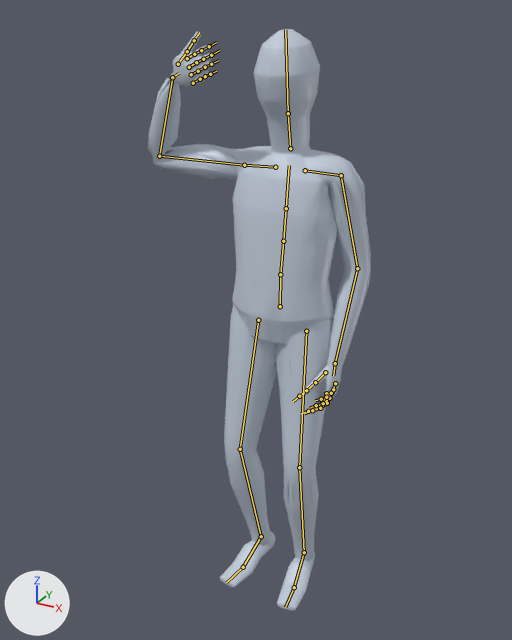
The glTF model app/assets/anims/Base/wave.glb, before and after one commit.
The view is the same before and after, from a 50 mm camera at (0.878, -1.764, 1.831) aimed at (-0.076, -0.028, 0.963). Every picture has the same lights, and +X, +Y and +Z are marked at lower left. The older version comes first. Both versions are drawn at frame 13 of the action 'Animation'; the numbers are the values there. The bones that change, and the others that lie on the model, are drawn over the model as lines.

In view in the first picture: 'Body_human_male'.
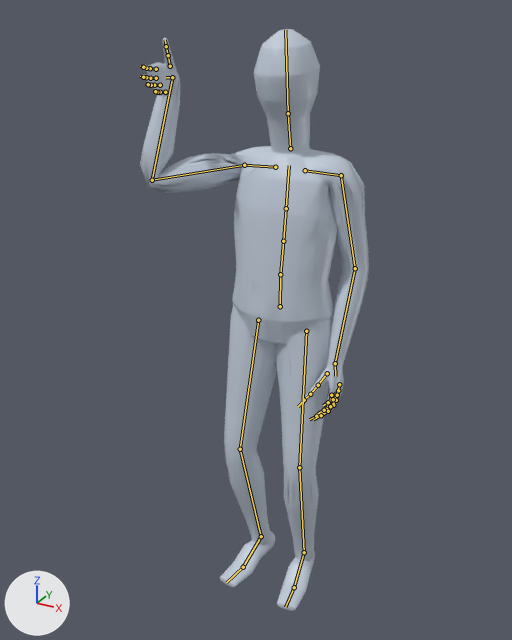
Where the change shows, as pixel boxes [x1, y1, x2, y2] in the pictures (512 x 640 px):
'Body_human_male', posed: before [148, 29, 371, 611]; after [140, 29, 369, 611]
bone 'mixamorig:LeftArm', root to tip: before (341, 175) to (357, 268); after (341, 175) to (355, 268)
bone 'mixamorig:LeftHand', root to tip: before (335, 363) to (333, 375); after (335, 363) to (335, 376)
bone 'mixamorig:RightArm', root to tip: before (244, 165) to (159, 156); after (244, 165) to (152, 180)
bone 'mixamorig:RightHand', root to tip: before (172, 77) to (179, 73); after (172, 77) to (166, 77)

The change in detail:
Bone 'mixamorig:LeftArm' (bone_mixamorig_leftarm) turns from (-83, 10, -21) to (-83, 10, -15) degrees about its own x, y and z.
Bone 'mixamorig:LeftHand' (bone_mixamorig_lefthand) turns from (-8, -23, 19) to (2, -17, 19) degrees about its own x, y and z.
Bone 'mixamorig:RightArm' (bone_mixamorig_rightarm) turns from (4, 66, 12) to (34, 98, 83) degrees about its own x, y and z.
Bone 'mixamorig:RightHand' (bone_mixamorig_righthand) turns from (22, 155, 44) to (-51, 9, -120) degrees about its own x, y and z.
